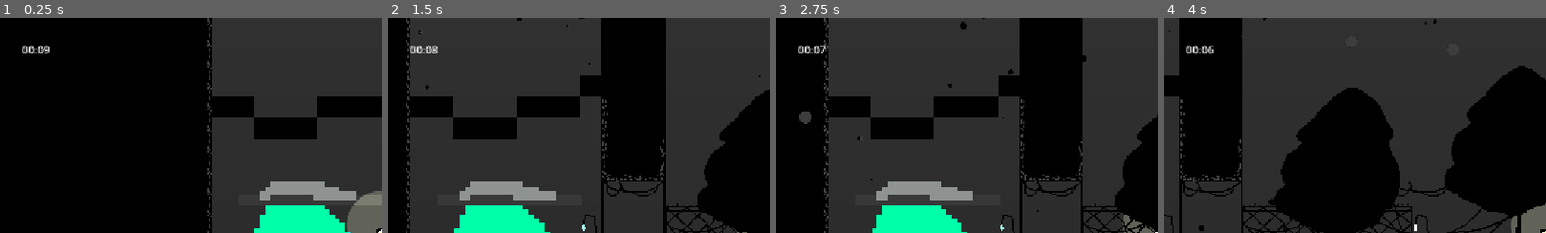
Above: before the commit, frames 1-4 (left to right).
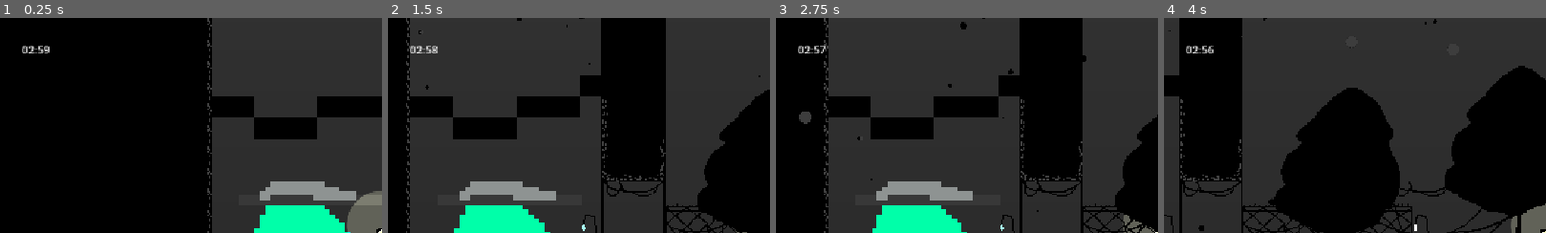
Above: after the commit, the same moments.

Repository: RainbowDash0804/Haven-Game
Game: Godot game, scene res://world.tscn
Two runs of this game, one before a commit and one after it. Both use one fixed random seed, a clock stepped at 60 frames per second and the inputs below.
Inputs:
- Up to frame 1 (0.25 s): no input
- Up to frame 2 (1.5 s): tap Enter (ui_accept) at 0.5, 0.6, 0.77, 1.07, 1.35 s; hold Right (ui_right) from 0.53 s (still down)
- Up to frame 3 (2.75 s): tap Enter (ui_accept) at 1.52, 1.82, 2.1 s; release Right (ui_right) at 2.03 s; hold Left (ui_left) from 2.03 s (still down)
- Up to frame 4 (4 s): release Left (ui_left) at 2.78 s; hold Right (ui_right) from 2.78 s (still down); tap Enter (ui_accept) at 2.85, 3.02, 3.32, 3.6, 3.77 s
The pictures show only the part of the screen within x 0-50%, y 0-50%; the shares and areas given below are measured in that part.

The runs differ from the first frame. In frame 1, less than 0.1% of the frame differs, in the area x 7-12%, y 12-17%; in frame 2, less than 0.1%; in frame 3, less than 0.1%; in frame 4, less than 0.1%.

Commit message:
respawn

Diff:
--- a/bounce/bounce_man.tscn
+++ b/bounce/bounce_man.tscn
@@ -150,7 +150,7 @@
 metadata/_edit_use_anchors_ = true
 
 [node name="Timer" type="Timer" parent="CharacterBody2D/Camera2D/Timer" unique_id=666027344]
-wait_time = 10.0
+wait_time = 180.0
 autostart = true
 
 [node name="CollisionShape2D" type="CollisionShape2D" parent="CharacterBody2D" unique_id=1051374315]
--- /dev/null
+++ b/bounce/death.gd
@@ -0,0 +1,16 @@
+extends Node2D
+
+
+# Called when the node enters the scene tree for the first time.
+func _ready() -> void:
+	pass # Replace with function body.
+
+
+# Called every frame. 'delta' is the elapsed time since the previous frame.
+func _process(delta: float) -> void:
+	if Input.is_action_just_pressed("ui_accept"):
+		match Variables.level:
+				0:
+					get_tree().change_scene_to_file("res://world.tscn")
+				1:
+					get_tree().change_scene_to_file("res://level2.tscn")
--- a/bounce/death.tscn
+++ b/bounce/death.tscn
@@ -1,8 +1,10 @@
 [gd_scene format=3 uid="uid://bqowrf5scavyg"]
 
+[ext_resource type="Script" uid="uid://oqh1ljkvll6u" path="res://death.gd" id="1_lf77f"]
 [ext_resource type="Texture2D" uid="uid://dahiucui64sxh" path="res://New Piskel-1.png(1).png" id="1_qemge"]
 
 [node name="Death" type="Node2D" unique_id=692358383]
+script = ExtResource("1_lf77f")
 
 [node name="NewPiskel1_png(1)" type="Sprite2D" parent="." unique_id=1628145485]
 texture_filter = 1
--- a/bounce/movement.gd
+++ b/bounce/movement.gd
@@ -12,9 +12,6 @@
 @onready var stargel_text = $Camera2D/StargelLabel
 @onready var ship = $"../../Ship/Area2D"
 @onready var timer = $Camera2D/Timer
-
-var bounce_enable = false
-var sprint_enable = false
 
 var ground_speed = 100.0
 var ground_acceleration = 5.0
@@ -40,7 +37,7 @@
 		MovementStates.WALKING:
 			if direction:
 				velocity.x = direction * ground_speed
-				if sprint_enable:
+				if Variables.sprint_enable:
 					if direction == 1.0:
 						ground_speed += direction * ground_acceleration
 					else:
@@ -95,14 +92,19 @@
 		gasoline.visible = false
 
 	if ship.has_overlapping_bodies() and not gasoline.visible and not stargel.visible and not oxycrystal.visible:
-		get_tree().change_scene_to_file("res://level2.tscn")
-		bounce_enable = true
-		timer.level = 1
+		match Variables.level:
+			0:
+				Variables.bounce_enable = true
+				get_tree().change_scene_to_file("res://level2.tscn")
+				Variables.level = 1
+			1:
+				#win
+				get_tree().change_scene_to_file("res://level2.tscn")
 
 	var direction := Input.get_axis("ui_left", "ui_right")
 	if is_on_floor() or coyote_time < 0.1:
 		diving = false
-		if prev_y > 100.0 and state == MovementStates.DIVING and not bounce and bounce_enable:
+		if prev_y > 100.0 and state == MovementStates.DIVING and not bounce and Variables.bounce_enable:
 			print(prev_y)
 			bounce = true
 			new_state = MovementStates.DIVING
--- a/bounce/project.godot
+++ b/bounce/project.godot
@@ -14,6 +14,10 @@
 run/main_scene="uid://16xrk017pjdl"
 config/features=PackedStringArray("4.7", "Forward Plus")
 config/icon="res://icon.svg"
+
+[autoload]
+
+Variables="*uid://cdhmvyqu8dn6h"
 
 [display]
 
--- a/bounce/timer.gd
+++ b/bounce/timer.gd
@@ -11,11 +11,7 @@
 	get_tree().change_scene_to_file("res://death.tscn")
 	if Input.is_action_just_pressed("ui_accept"):
 		print(get_tree())
-		match level:
-			0:
-				get_tree().change_scene_to_file("res://world.tscn")
-			1:
-				get_tree().change_scene_to_file("res://level2.tscn")
+
 		print(timer.start())
 
 func time_left_to_live():
--- /dev/null
+++ b/bounce/variables.gd
@@ -0,0 +1,14 @@
+extends Node
+
+var level = 0
+var bounce_enable = false
+var sprint_enable = false
+
+# Called when the node enters the scene tree for the first time.
+func _ready() -> void:
+	pass # Replace with function body.
+
+
+# Called every frame. 'delta' is the elapsed time since the previous frame.
+func _process(delta: float) -> void:
+	pass
Not shown, added: bounce/death.gd.uid
Not shown, added: bounce/variables.gd.uid
